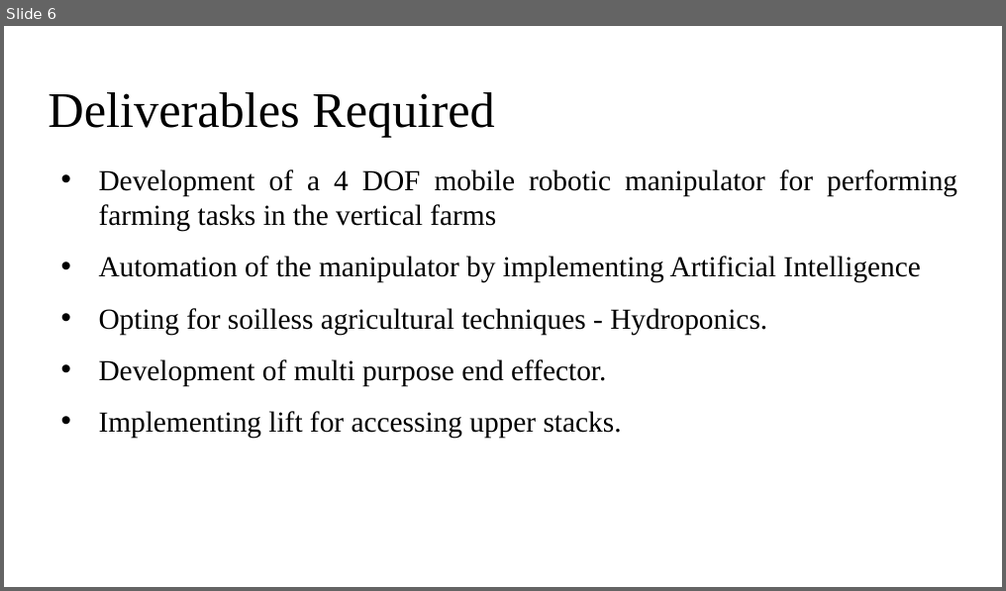
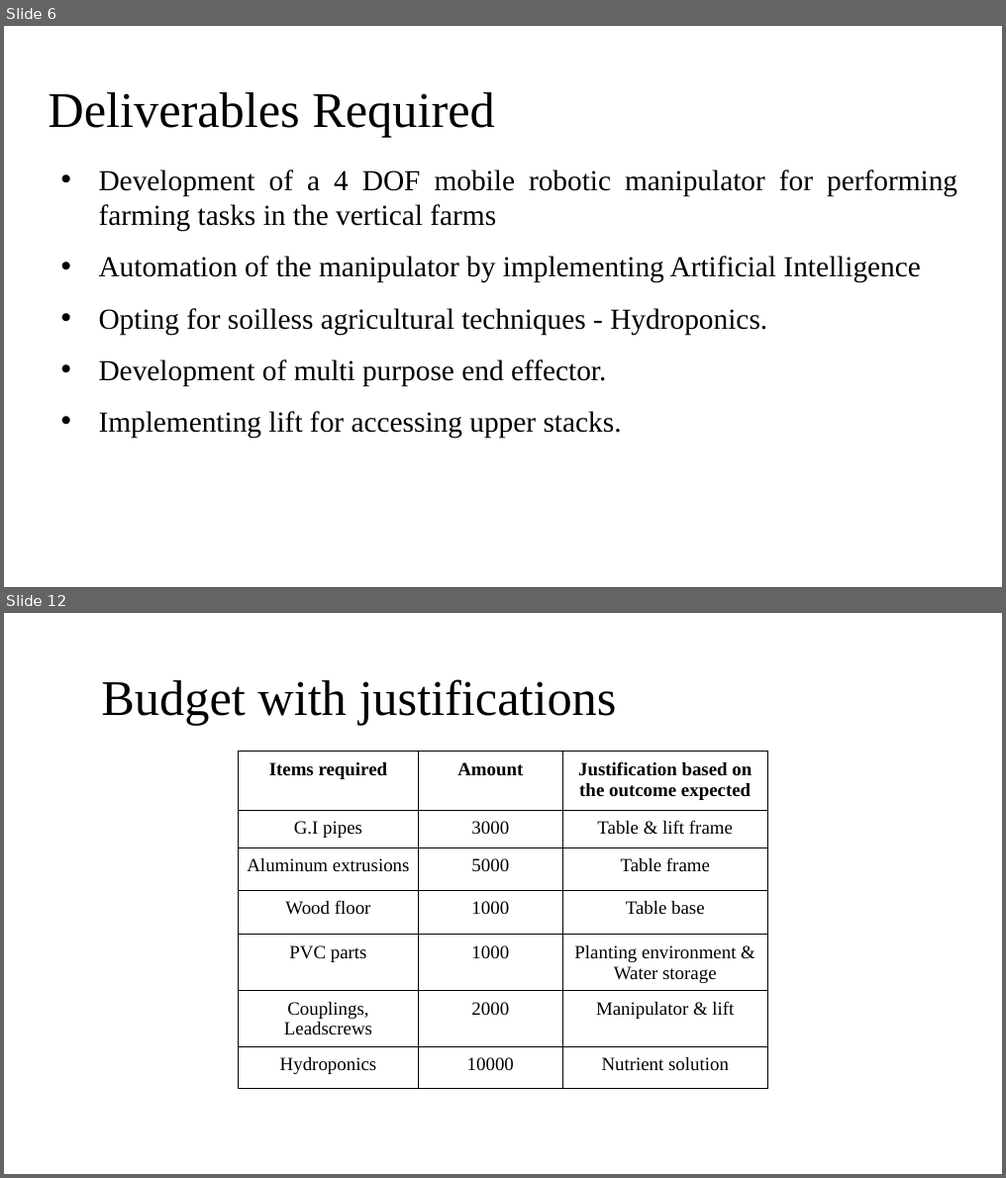
Before and after one commit to Rohith18p/Major-Project, a slide deck: AGNI Fellowship/IPTEF.pptx. Shown one above the other, each under a label of ours: slide 6 before the commit, slides 6 and 12 after it; the slides between them are not shown. The pictures are 1006x591 and 1006x1178 pixels, drawn with LibreOffice and Linux fonts; fonts in the diff are those of the drawing. Boxes give left, top, right and bottom in pixels: in the first picture for what was removed or moved away, otherwise in the second. Text is boxed around its words. In the diff, an @@ line names an element or a change of style, - is before the commit and + after.

```diff
--- a/AGNI Fellowship/IPTEF.pptx
+++ b/AGNI Fellowship/IPTEF.pptx
@@ slide 12 added at [4, 613, 1002, 1174], background #FFFFFF @@
@@ title added at [101, 679, 617, 725], 48 pt, text #000000 @@
+Budget with justifications
@@ table added at [239, 752, 767, 1096], 7 rows, 3 columns @@
+Items required | Amount | Justification based on the outcome expected
+G.I pipes | 3000 | Table & lift frame
+Aluminum extrusions | 5000 | Table frame
+Wood floor | 1000 | Table base
+PVC parts | 1000 | Planting environment & Water storage
+Couplings, Leadscrews | 2000 | Manipulator & lift
+Hydroponics | 10000 | Nutrient solution
```
Also in this commit, not shown: 6 slides changed, 13 other slides added, 54 other files.
